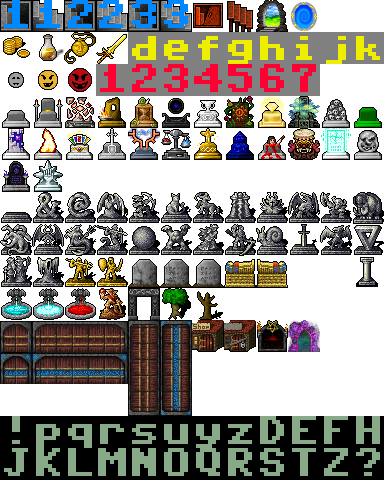
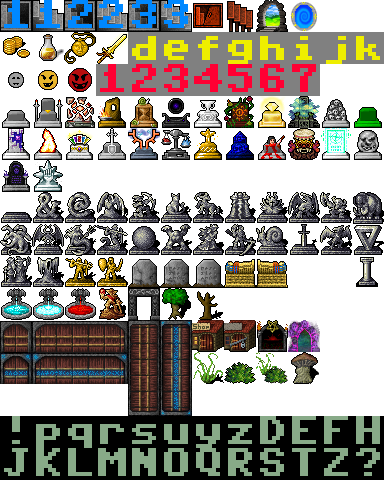
Layers edited between the first and the second w=384, h=480 image:
painted on "Pasted Layer" over [193, 352, 319, 384]
